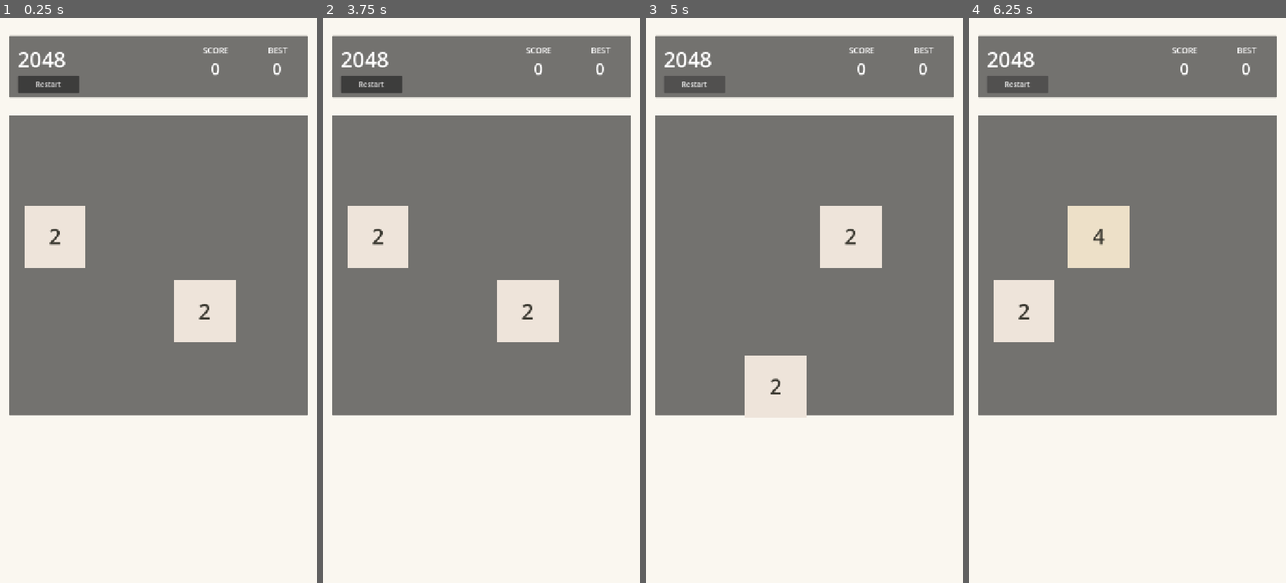
Above: before the commit, frames 1-4 (left to right).
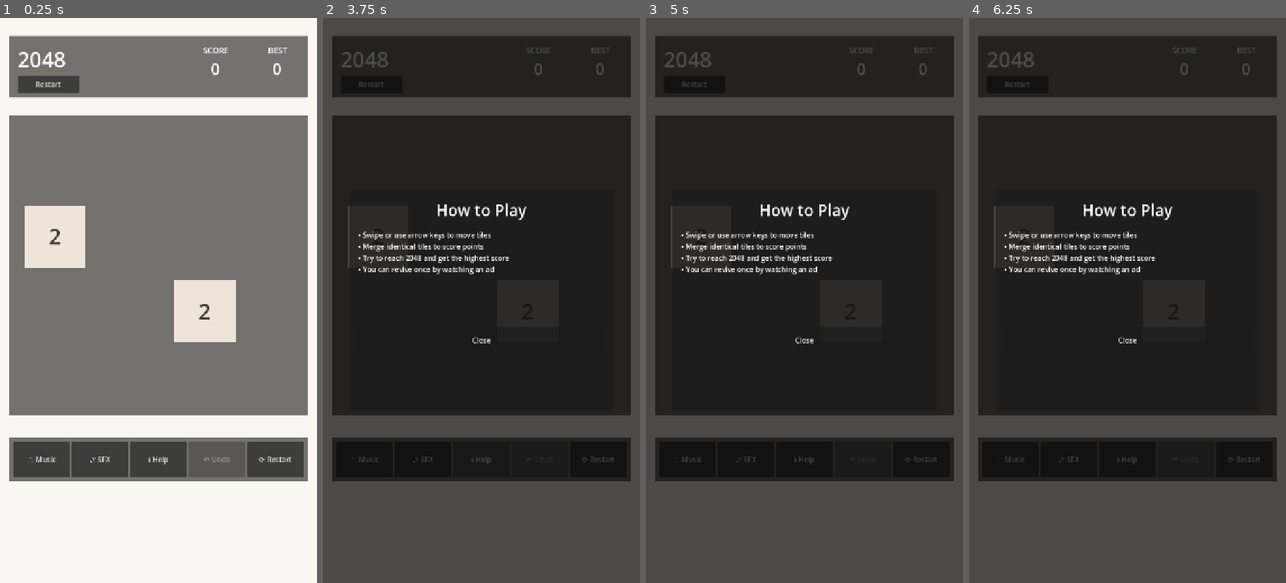
Above: after the commit, the same moments.

Repository: INFERNIUMI/2048-Yandex
Game: Godot game, scene res://scenes/main/main.tscn
Same seed, same stepped clock (60 frames per second), same inputs: the game is played once before the commit and once after it.
Inputs (mouse positions are in pixels of both pictures, inside the frame that each line leads up to):
- Up to frame 1 (0.25 s): no input
- Up to frame 2 (3.75 s): click (364, 458) at 0.5 s, where only the run after the commit has a clickable "🎵 Music"; click (364, 458) at 1.25 s, where only the run after the commit has a clickable "🎵 OFF"; click (421, 458) at 2 s, where only the run after the commit has a clickable "🔊 SFX"; click (421, 458) at 2.75 s, where only the run after the commit has a clickable "🔊 OFF"; click (481, 458) at 3.5 s, where only the run after the commit has a clickable "ℹ️ Help"
- Up to frame 3 (5 s): click (693, 85) at 4.25 s, where only the run before the commit has a clickable "Restart"
- Up to frame 4 (6.25 s): click (1016, 85) at 5 s, where only the run before the commit has a clickable "Restart"; click (1016, 85) at 5.75 s, where only the run before the commit has a clickable "Restart"

The runs differ from the first frame. In frame 1, 7.3% of the frame differs, in the area x 2-98%, y 74-82%; in frame 2, 100%; in frame 3, 100%; in frame 4, 100%, in the area x 0-100%, y 0-100%.

Commit message:
feat: Utility Bar, Help modal, UNDO, Combo, Revive, .gitignore

Diff:
--- a/scenes/game/game.gd
+++ b/scenes/game/game.gd
@@ -8,8 +8,24 @@
 @onready var best_value: Label = $UI/TopPanel/BestValue
 @onready var restart_button: Button = $UI/TopPanel/RestartButton
 
+# Utility Bar
+@onready var music_button: Button = $UI/UtilityBar/HBox/MusicButton
+@onready var sfx_button: Button = $UI/UtilityBar/HBox/SFXButton
+@onready var help_button: Button = $UI/UtilityBar/HBox/HelpButton
+@onready var undo_button: Button = $UI/UtilityBar/HBox/UndoButton
+@onready var restart_button_2: Button = $UI/UtilityBar/HBox/RestartButton2
+
 # Ссылка на GameManager (синглтон)
 var game_manager: Node = null
+
+# UNDO: состояние до последнего хода
+var pre_move_grid_state: Array = []
+var pre_move_score: int = 0
+var pre_move_best_score: int = 0
+
+# Audio state (архитектура для возможного объединения)
+var music_enabled: bool = true
+var sfx_enabled: bool = true
 
 
 func _ready() -> void:
@@ -20,8 +36,16 @@
 	input_handler.move_input.connect(_on_move_input)
 	grid.score_updated.connect(_on_score_updated)
 	grid.game_over.connect(_on_game_over)
-	grid.combo_triggered.connect(_on_combo_triggered)  # COMBO: визуальный эффект
+	grid.move_completed.connect(_on_move_completed)
+	grid.combo_triggered.connect(_on_combo_triggered)
 	restart_button.pressed.connect(_on_restart_pressed)
+
+	# Utility Bar
+	music_button.pressed.connect(_on_music_toggle)
+	sfx_button.pressed.connect(_on_sfx_toggle)
+	help_button.pressed.connect(_on_help_pressed)
+	undo_button.pressed.connect(_on_undo_pressed)
+	restart_button_2.pressed.connect(_on_restart_pressed)
 
 	# Обновляем Best Score
 	best_value.text = str(game_manager.best_score)
@@ -35,11 +59,21 @@
 	game_manager.start_new_game()
 	score_value.text = "0"
 	grid.start_new_game()
+	_update_undo_button()
 
 
 # Обработка ввода направления
 func _on_move_input(direction: Vector2i) -> void:
+	# UNDO: сохраняем состояние перед ходом
+	if not game_manager.undo_used:
+		pre_move_grid_state = grid.get_state()
+		pre_move_score = game_manager.current_score
+		pre_move_best_score = game_manager.best_score
 	grid.process_move(direction)
+
+
+func _on_move_completed() -> void:
+	_update_undo_button()
 
 
 # Обновление счёта
@@ -47,13 +81,13 @@
 	game_manager.update_score(points)
 	score_value.text = str(game_manager.current_score)
 	best_value.text = str(game_manager.best_score)
+	_update_undo_button()
 
 
 # Game Over
 func _on_game_over() -> void:
 	game_manager.trigger_game_over()
-
-	# Показываем экран Game Over
+	_update_undo_button()
 	_show_game_over_screen()
 
 
@@ -203,3 +237,115 @@
 	tween.tween_property(self, "position", original_position + Vector2(-5, 0), 0.05)
 	tween.tween_property(self, "position", original_position, 0.05)
 # ====================================
+
+
+# ===== UTILITY BAR =====
+
+# Music toggle
+func _on_music_toggle() -> void:
+	music_enabled = !music_enabled
+	music_button.text = "🎵 Music" if music_enabled else "🎵 OFF"
+	# TODO: управление фоновой музыкой (когда добавится)
+
+
+# SFX toggle
+func _on_sfx_toggle() -> void:
+	sfx_enabled = !sfx_enabled
+	sfx_button.text = "🔊 SFX" if sfx_enabled else "🔊 OFF"
+	# TODO: управление звуковыми эффектами (когда добавятся)
+
+
+# Help modal
+func _on_help_pressed() -> void:
+	_show_help_modal()
+
+
+func _show_help_modal() -> void:
+	# Overlay (затемнение) - Control вместо ColorRect
+	var overlay: Control = Control.new()
+	overlay.name = "HelpOverlay"
+	overlay.set_anchors_preset(Control.PRESET_FULL_RECT)
+
+	# Фон затемнения
+	var bg: ColorRect = ColorRect.new()
+	bg.color = Color(0, 0, 0, 0.7)
+	bg.set_anchors_preset(Control.PRESET_FULL_RECT)
+	overlay.add_child(bg)
+
+	# Modal panel (центрированная)
+	var modal: Panel = Panel.new()
+	modal.custom_minimum_size = Vector2(600, 500)
+	modal.position = Vector2(60, 390)
+	modal.process_mode = Node.PROCESS_MODE_ALWAYS  # Работает при паузе
+
+	# VBox для контента
+	var vbox: VBoxContainer = VBoxContainer.new()
+	vbox.position = Vector2(20, 20)
+	vbox.size = Vector2(560, 460)
+	vbox.add_theme_constant_override("separation", 20)
+	vbox.process_mode = Node.PROCESS_MODE_ALWAYS
+
+	# Title
+	var title: Label = Label.new()
+	title.text = "How to Play"
+	title.horizontal_alignment = HORIZONTAL_ALIGNMENT_CENTER
+	title.add_theme_font_size_override("font_size", 36)
+
+	# Instructions
+	var instructions: Label = Label.new()
+	instructions.text = """• Swipe or use arrow keys to move tiles
+• Merge identical tiles to score points
+• Try to reach 2048 and get the highest score
+• You can revive once by watching an ad"""
+	instructions.autowrap_mode = TextServer.AUTOWRAP_WORD_SMART
+	instructions.custom_minimum_size = Vector2(560, 200)
+
+	# Close button
+	var close_btn: Button = Button.new()
+	close_btn.text = "Close"
+	close_btn.custom_minimum_size = Vector2(200, 60)
+	close_btn.process_mode = Node.PROCESS_MODE_ALWAYS  # Работает при паузе
+	close_btn.pressed.connect(_close_help_modal.bind(overlay))
+
+	vbox.add_child(title)
+	vbox.add_child(instructions)
+	vbox.add_child(close_btn)
+	modal.add_child(vbox)
+	overlay.add_child(modal)
+
+	# Добавляем в UI CanvasLayer (уже существует)
+	$UI.add_child(overlay)
+	get_tree().paused = true
+
+
+func _close_help_modal(overlay: Control) -> void:
+	get_tree().paused = false
+	overlay.queue_free()
+# =======================
+
+
+# UNDO
+func _on_undo_pressed() -> void:
+	if game_manager.undo_used:
+		return
+	if get_tree().paused:
+		return
+	if pre_move_grid_state.is_empty():
+		return
+	if has_node("GameOverPanel") or get_node_or_null("UI/HelpOverlay"):
+		return
+
+	game_manager.undo_used = true
+	game_manager.restore_undo_state(pre_move_score, pre_move_best_score)
+	grid.restore_state(pre_move_grid_state)
+	score_value.text = str(game_manager.current_score)
+	best_value.text = str(game_manager.best_score)
+	pre_move_grid_state = []
+	_update_undo_button()
+
+
+func _update_undo_button() -> void:
+	var available: bool = not game_manager.undo_used and not get_tree().paused and not grid.is_animating
+	var has_state: bool = not pre_move_grid_state.is_empty()
+	var no_game_over: bool = not has_node("GameOverPanel")
+	undo_button.disabled = not (available and has_state and no_game_over)
--- a/scenes/game/game.tscn
+++ b/scenes/game/game.tscn
@@ -94,5 +94,47 @@
 position = Vector2(20, 20)
 script = ExtResource("2_grid")
 
+[node name="UtilityBar" type="Panel" parent="UI"]
+offset_left = 20.0
+offset_top = 950.0
+offset_right = 700.0
+offset_bottom = 1050.0
+
+[node name="HBox" type="HBoxContainer" parent="UI/UtilityBar"]
+layout_mode = 1
+anchors_preset = 15
+anchor_right = 1.0
+anchor_bottom = 1.0
+offset_left = 10.0
+offset_top = 10.0
+offset_right = -10.0
+offset_bottom = -10.0
+alignment = 1
+
+[node name="MusicButton" type="Button" parent="UI/UtilityBar/HBox"]
+layout_mode = 2
+size_flags_horizontal = 3
+text = "🎵 Music"
+
+[node name="SFXButton" type="Button" parent="UI/UtilityBar/HBox"]
+layout_mode = 2
+size_flags_horizontal = 3
+text = "🔊 SFX"
+
+[node name="HelpButton" type="Button" parent="UI/UtilityBar/HBox"]
+layout_mode = 2
+size_flags_horizontal = 3
+text = "ℹ️ Help"
+
+[node name="UndoButton" type="Button" parent="UI/UtilityBar/HBox"]
+layout_mode = 2
+size_flags_horizontal = 3
+text = "↶ Undo"
+
+[node name="RestartButton2" type="Button" parent="UI/UtilityBar/HBox"]
+layout_mode = 2
+size_flags_horizontal = 3
+text = "⟳ Restart"
+
 [node name="InputHandler" type="Node" parent="."]
 script = ExtResource("3_input")
--- a/scripts/game_manager.gd
+++ b/scripts/game_manager.gd
@@ -13,6 +13,9 @@
 
 # Флаг использования revive
 var revive_used: bool = false
+
+# UNDO: 1 раз за игру
+var undo_used: bool = false
 
 # Флаг для отладки (включить для логов)
 const DEBUG: bool = true
@@ -42,7 +45,8 @@
 # Начало новой игры
 func start_new_game() -> void:
 	current_score = 0
-	revive_used = false  # Сбрасываем флаг revive
+	revive_used = false
+	undo_used = false
 	game_started.emit()
 
 	if DEBUG:
@@ -68,6 +72,13 @@
 	# Показываем рекламу после Game Over
 	if yandex_sdk:
 		yandex_sdk.show_fullscreen_ad()
+
+
+# UNDO: восстановить состояние
+func restore_undo_state(score: int, best: int) -> void:
+	current_score = score
+	best_score = best
+	_save_best_score()
 
 
 # Перезапуск игры
--- a/scripts/grid.gd
+++ b/scripts/grid.gd
@@ -96,8 +96,8 @@
 	return empty
 
 
-# Создание плитки
-func _create_tile(x: int, y: int, value: int) -> void:
+# Создание плитки (animate=false для UNDO restore)
+func _create_tile(x: int, y: int, value: int, animate: bool = true) -> void:
 	var tile: Node2D = tile_scene.instantiate()
 	tile.position = _get_tile_position(x, y)
 	tile.set_value(value)
@@ -105,8 +105,8 @@
 	add_child(tile)
 	tiles[x][y] = tile
 
-	# Анимация появления
-	tile.animate_spawn()
+	if animate:
+		tile.animate_spawn()
 
 
 # Получение позиции плитки на экране
@@ -422,6 +422,23 @@
 		print("[Grid] Revive: очищено %d плиток" % to_remove)
 
 
+# UNDO: сохранить состояние (массив [x, y, value])
+func get_state() -> Array:
+	var state: Array = []
+	for x in GRID_SIZE:
+		for y in GRID_SIZE:
+			if tiles[x][y] != null:
+				state.append([x, y, tiles[x][y].value])
+	return state
+
+
+# UNDO: восстановить состояние
+func restore_state(state: Array) -> void:
+	_clear_grid()
+	for cell in state:
+		_create_tile(cell[0], cell[1], cell[2], false)
+
+
 # Проверка, есть ли маленькие плитки для очистки
 func has_small_tiles() -> bool:
 	for x in GRID_SIZE:
